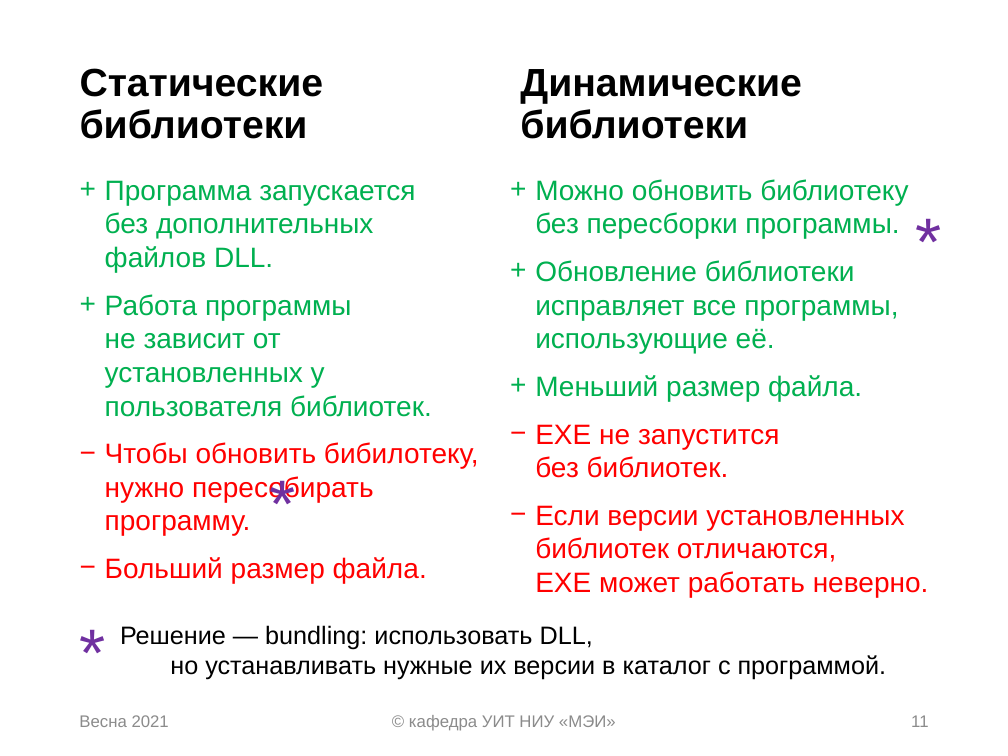
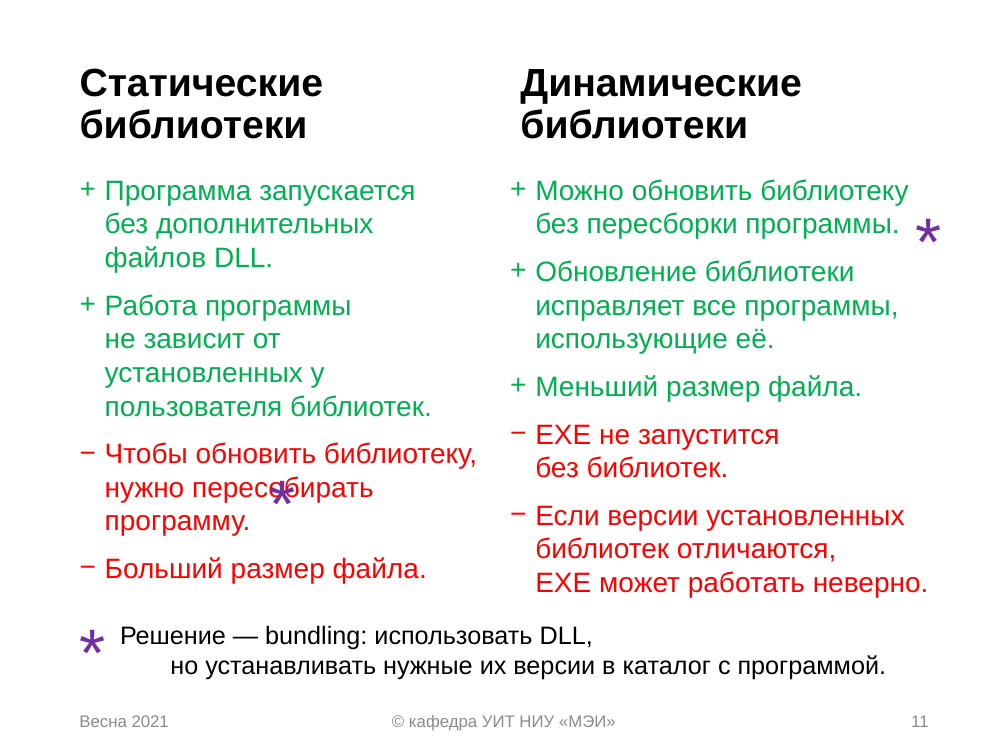
Before and after one commit to uii-mpei/cs-libs-lecture, a slide deck: slide 11 of lecture07_library.pptx. Drawn at 1008x756 pixels with LibreOffice and Linux fonts; fonts in the diff are those of the drawing. Boxes give left, top, right and bottom in pixels: in the first picture for what was removed or moved away, otherwise in the second. Text is boxed around its words. In the diff, an @@ line names an element or a change of style, - is before the commit and + after.

```diff
--- a/lecture07_library.pptx
+++ b/lecture07_library.pptx
@@ text at box(105, 442, 477, 536): text changed @@
-− Чтобы обновить бибилотеку, нужно пересобирать программу.
+− Чтобы обновить библиотеку, нужно пересобирать программу.
```
Also in this commit, not shown: 8 other slides changed.
